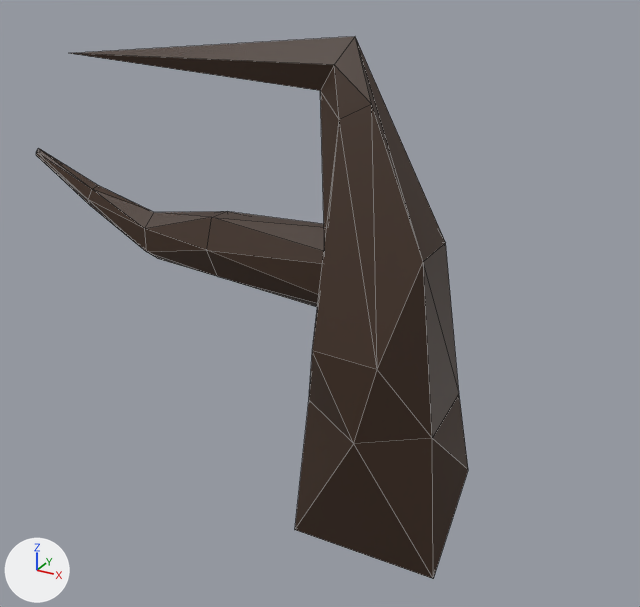
Renders of the glTF model assets/tree.glb from each side of a commit.
Before and after are seen from a camera (50 mm lens) standing at (3.03, -6.52, 2.45) and looking at (-0.58, 0.05, -0.84). Arrows for +X, +Y and +Z are at lower left; the lights stay in place. Mesh edges are drawn as thin lines. Where no turn or scale is listed for an object, it has been applied to the vertices. Vertices at the same position are counted once.

Names of what the first picture shows: 'terrain_better_tree', 'terrain_better_tree_arm1'.
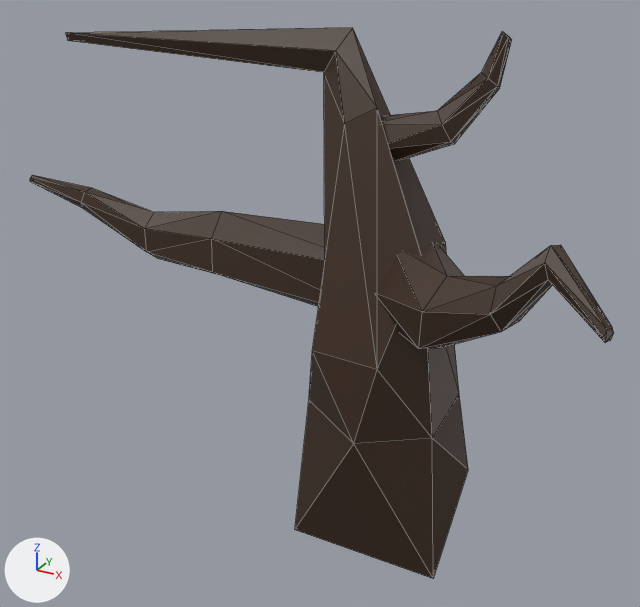
The edits, one by one:
me_cylinder_001 has 23 vertices, 42 faces and spans x -3.39..0.86, y -0.77..0.84, z -0.5..4.12.
me_cylinder_001 is used by ob_terrain_better_tree; location (0.12, 0.0, -2.59).
Verts and faces of me_cylinder_001; kept vertices keep their numbers, new ones are numbered from 23.
Before the commit, vertices of me_cylinder_001: 16 (-0.16, -0.09, 3.66) at pixel (371, 104), 17 (-0.42, -0.14, 3.51) at pixel (339, 119), 18 (-0.73, 0.58, 3.86), 19 (-0.47, 0.21, 4.12) at pixel (355, 36), 20 (-0.55, 0.01, 3.92) at pixel (334, 64).
Before the commit, vertices of me_cylinder_001: 21 (-0.72, 0.08, 3.69) at pixel (320, 90), 22 (-3.39, -0.05, 3.83) at pixel (68, 53).
Part 1, on me_cylinder_001:
Vertices deleted: 22 (with the faces that use them).
Vertex 16 moves to (-0.07, -0.17, 3.65), pixel (377, 107).
Vertex 17 moves to (-0.34, -0.21, 3.5), pixel (344, 123).
Vertex 18 moves to (-0.72, 0.53, 3.97).
Vertex 19 moves to (-0.5, 0.23, 4.19), pixel (352, 27).
Vertex 20 moves to (-0.56, 0.06, 4.02), pixel (335, 50).
Vertex 21 moves to (-0.71, 0.12, 3.83), pixel (323, 72).
New vertex 23 is at (-3.41, 0.0, 4.0).
New vertex 24 is at (-3.38, -0.06, 4.02), pixel (65, 32).
New vertex 25 is at (-3.38, -0.04, 3.94), pixel (67, 40).
New faces: (18, 23, 19), (21, 24, 25), (18, 21, 25), (23, 25, 24), (20, 24, 21), (19, 24, 20).
New faces: (19, 23, 24), (18, 25, 23).
me_cylinder_002 has 30 vertices, 56 faces and spans x -5.0..-0.59, y -0.54..0.15, z -0.37..0.8.
me_cylinder_002 is used by ob_terrain_better_tree_arm1; location (0.76, 0.46, -0.67).
me_cylinder_002 part 2: all 6 vertices in x -4.3..-4.22, y -0.21..-0.02, z 0.25..0.48 are moved by (0.0, -0.11, 0.0).
Part 3, on me_cylinder_002:
Vertex 0 of me_cylinder_002 moves from (-2.62, 0.15, 0.09) to (-2.66, 0.12, -0.03).
Vertex 2 of me_cylinder_002 moves from (-2.59, 0.01, -0.21) to (-2.61, -0.14, -0.23) at pixel (223, 275).
Vertex 4 of me_cylinder_002 moves from (-2.59, -0.26, -0.19) at pixel (217, 276) to (-2.57, -0.37, -0.1) at pixel (212, 272).
Vertex 6 of me_cylinder_002 moves from (-2.62, -0.38, 0.12) at pixel (206, 250) to (-2.58, -0.34, 0.23) at pixel (211, 238).
Vertex 8 of me_cylinder_002 moves from (-2.65, -0.24, 0.41) at pixel (211, 217) to (-2.63, -0.09, 0.44) at pixel (221, 211).
Vertex 10 of me_cylinder_002 moves from (-2.65, 0.03, 0.4) at pixel (227, 211) to (-2.67, 0.14, 0.31).
Mesh me_cylinder_004 is new.
It has 24 vertices, 44 faces and spans x -0.341..0.717, y -0.252..0.363, z -0.261..0.815.
It uses material mat_treebark (brown #3e2b1e).
Mesh me_cylinder_003 is new.
It has 30 vertices, 56 faces and spans x -0.64..1.33, y -0.77..0.58, z -0.36..0.77.
It uses material mat_treebark (brown #3e2b1e).
Object 'arm2.001' (ob_arm2_001) is new; it shows me_cylinder_004.
Its location is (0.27, 0.01, 0.83).
Object 'arm2' (ob_arm2) is new; it shows me_cylinder_003.
Its location is (0.86, -0.33, -0.35).

Changed parts and their boxes (x1, y1, x2, y2) in the pictures (640 x 607 px; the box of a moved part takes in the faces that stretch with it):
'terrain_better_tree', reshaped
    before: (70, 36, 468, 579)
    after: (65, 28, 468, 579)
'terrain_better_tree_arm1', reshaped (16% shorter)
    before: (36, 149, 324, 307)
    after: (30, 175, 325, 307)
'arm2', added (brown)
    after: (376, 243, 614, 349)
'arm2.001', added (brown)
    after: (380, 32, 512, 161)
part 1 of me_cylinder_001, built on
    before: (70, 36, 446, 370)
    after: (65, 28, 446, 370)
part 2 of me_cylinder_002, moved or reshaped
    before: (36, 149, 154, 252)
    after: (30, 175, 154, 252)
part 3 of me_cylinder_002, moved or reshaped
    before: (145, 211, 324, 307)
    after: (145, 211, 325, 307)
